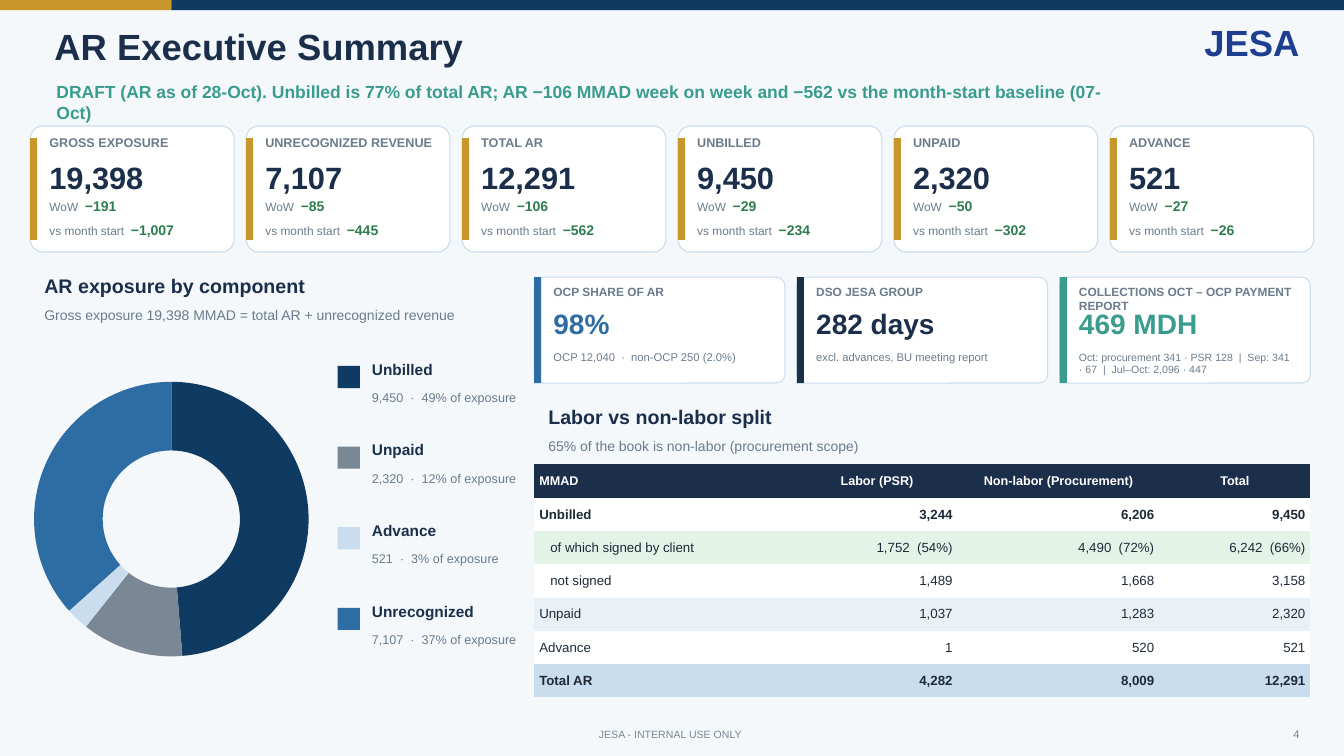
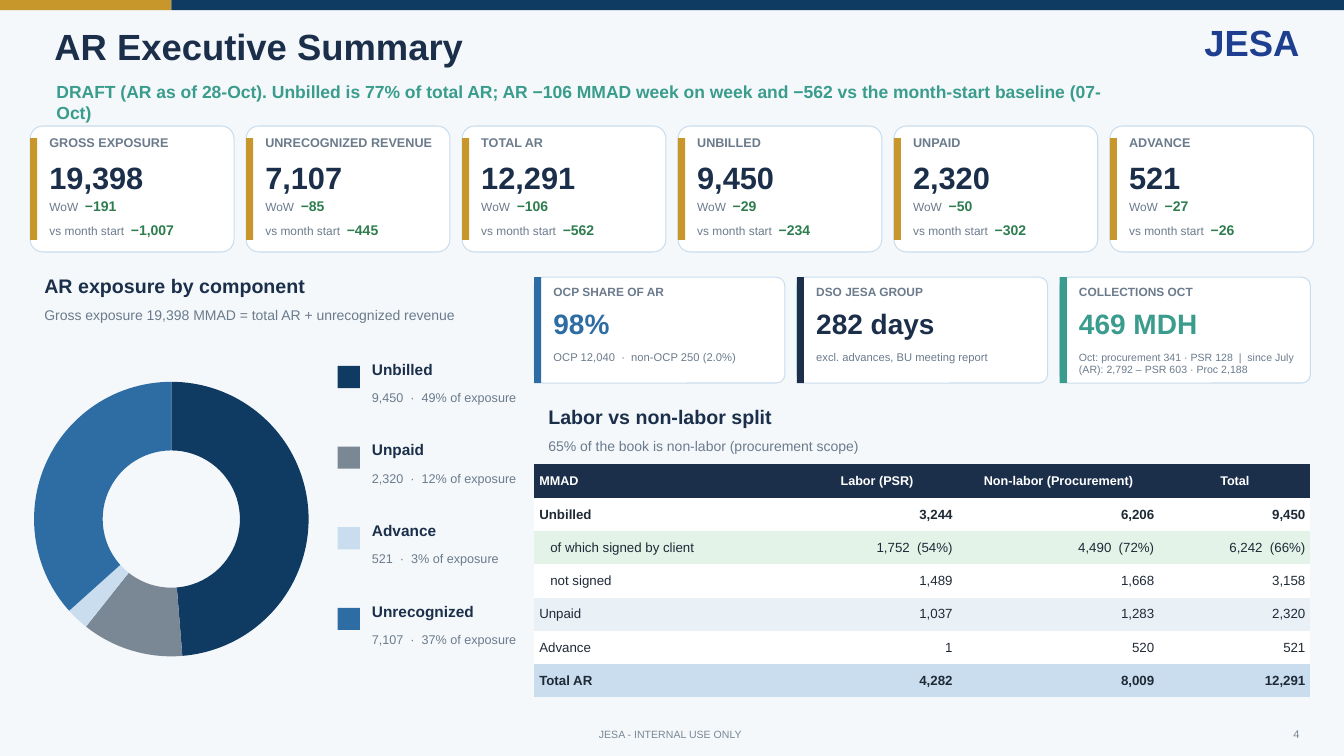
Before and after one commit to cherkaouihassan-art/Skills-Repo, a slide deck: slide 4 of weekly-ar-cash-deck/output/JESA_AR_Cash_Position_Nov_W1_2026-11-04_DRAFT.pptx. Drawn at 1344x756 pixels with LibreOffice and Linux fonts; fonts in the diff are those of the drawing. Boxes give left, top, right and bottom in pixels: in the first picture for what was removed or moved away, otherwise in the second. Text is boxed around its words. In the diff, an @@ line names an element or a change of style, - is before the commit and + after.

```diff
--- a/weekly-ar-cash-deck/output/JESA_AR_Cash_Position_Nov_W1_2026-11-04_DRAFT.pptx
+++ b/weekly-ar-cash-deck/output/JESA_AR_Cash_Position_Nov_W1_2026-11-04_DRAFT.pptx
@@ text at (1079, 287, 1193, 296): text changed @@
-COLLECTIONS OCT – OCP PAYMENT REPORT
+COLLECTIONS OCT
@@ text at (1079, 353, 1294, 375): text changed @@
-Oct: procurement 341 · PSR 128 | Sep: 341 · 67 | Jul–Oct: 2,096 · 447
+Oct: procurement 341 · PSR 128 | since July (AR): 2,792 – PSR 603 · Proc 2,188
```
Also in this commit, not shown: 13 other slides changed, 5 other files.
